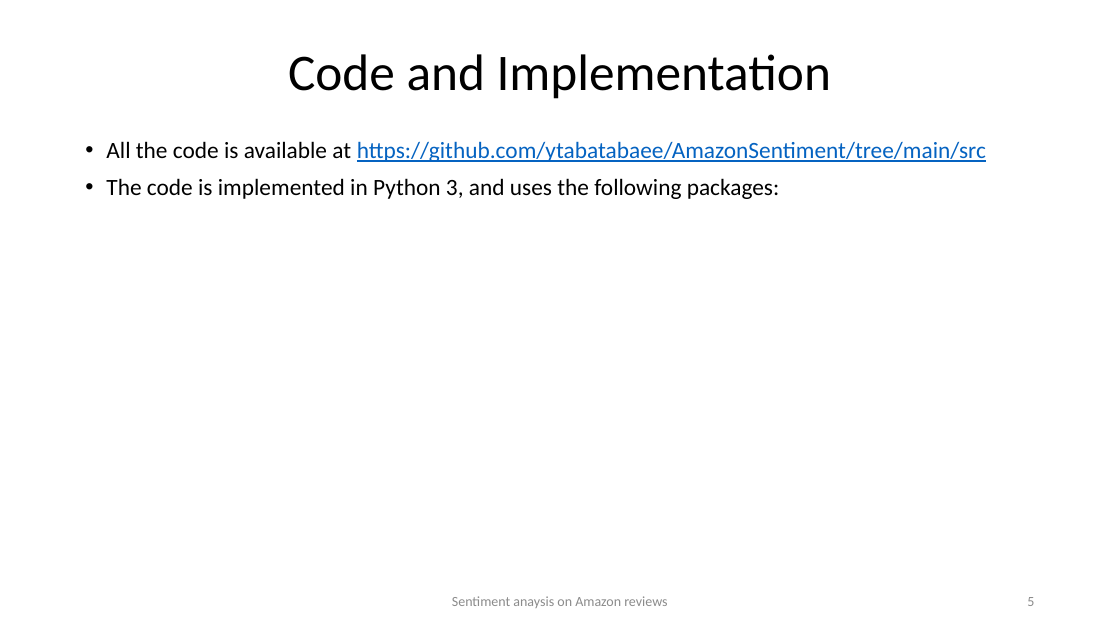
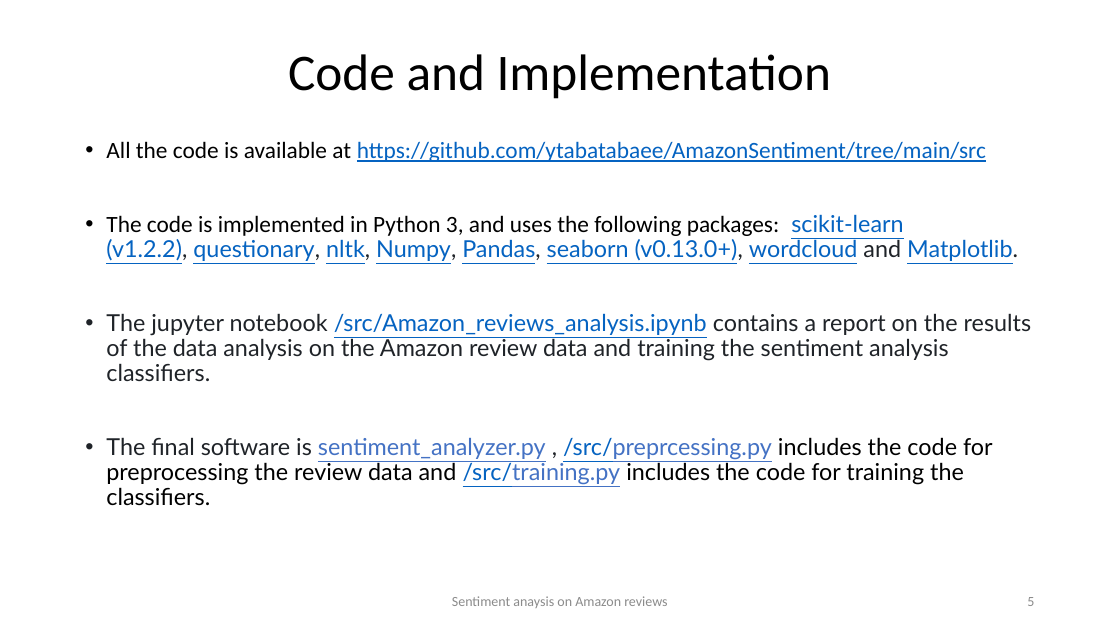
Before and after one commit to ytabatabaee/AmazonSentiment, a slide deck: slide 5 of final_presentation.pptx. Drawn at 1120x630 pixels with LibreOffice and Linux fonts; fonts in the diff are those of the drawing. Boxes give left, top, right and bottom in pixels: in the first picture for what was removed or moved away, otherwise in the second. Text is boxed around its words. In the diff, an @@ line names an element or a change of style, - is before the commit and + after.

```diff
--- a/final_presentation.pptx
+++ b/final_presentation.pptx
@@ text at box(106, 214, 1031, 506): text changed; font Calibri to Lato; text colour #000000 to #1F2328 @@
-• The code is implemented in Python 3, and uses the following packages:
+• The code is implemented in Python 3, and uses the following packages: scikit-learn (v1.2.2), questionary, nltk, Numpy, Pandas, seaborn (v0.13.0+), wordcloud and Matplotlib.
+• The jupyter notebook /src/Amazon_reviews_analysis.ipynb contains a report on the results of the data analysis on the Amazon review data and training the sentiment analysis classifiers.
+• The final software is sentiment_analyzer.py , /src/preprcessing.py includes the code for preprocessing the review data and /src/training.py includes the code for training the classifiers.
```
Also in this commit, not shown: 3 other slides changed, 1 slide added, 2 other files.
